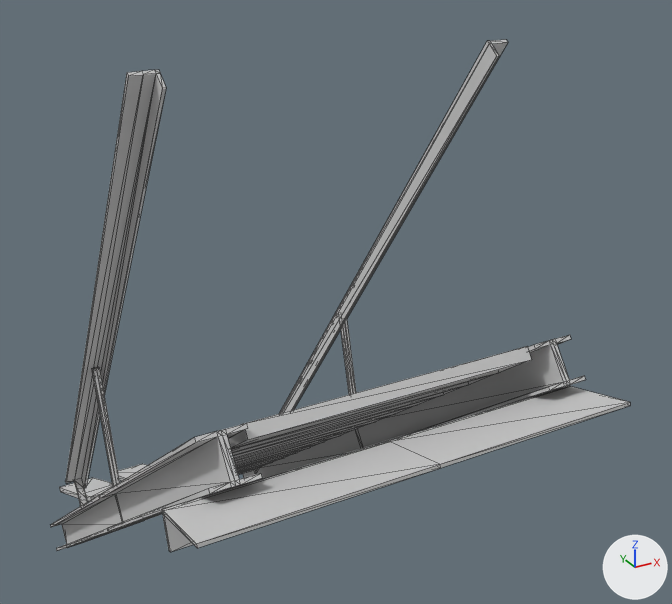
A saved change to the FBX model Assets/Resources/Models/OldBridge/Models/OldBridge.FBX.
Both versions are drawn from a camera (50 mm lens) standing at (-0.106, -0.326, 0.322) and looking at (0.057, -0.028, 0.173). The axes (+X, +Y, +Z) are drawn at lower right. The lights are the same throughout. Mesh edges are drawn as thin lines. Where no turn or scale is listed for an object, it has been applied to the vertices.

The older version as bpy lines, for what is in view:
```python
me_mesh = bpy.data.meshes.new('Mesh')
me_mesh.from_pydata(...)  # 412 vertices, 660 faces; spans x -0.058..0.058, y -0.33..0.009, z -0.002..0.286
me_mesh.materials.append(mat_oldbridge)  # light grey #cacaca
ob_oldbridge = bpy.data.objects.new('OldBridge', me_mesh)
ob_oldbridge.location = (0.0, 0.1487, 0.0)
```
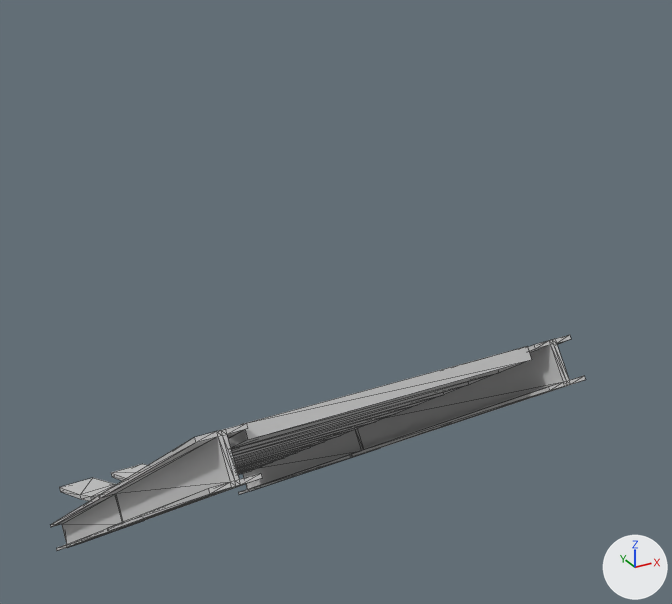
The change, as JSON lines over the scene's bpy script:
```json
{"block": "me_mesh", "where": "# used by ob_oldbridge; location = (0.0, 0.1487, 0.0)"}
{"op": "remove", "block": "me_mesh", "code": "me_mesh.from_pydata(...)  # 412 vertices, 660 faces; spans x -0.058..0.058, y -0.33..0.009, z -0.002..0.286"}
{"op": "add", "block": "me_mesh", "code": "me_mesh.from_pydata(...)  # 320 vertices, 496 faces; spans x -0.05..0.057, y -0.315..0.009, z -0.002..0.213"}
{"block": "me_mesh", "change": "me_mesh part 1: the loose piece of 40 vertices spanning x -0.047..-0.04, y -0.278..-0.131, z 0.084..0.286 is deleted"}
{"block": "me_mesh", "change": "me_mesh part 2: the loose piece of 24 vertices spanning x -0.058..0.058, y -0.33..-0.308, z 0.188..0.204 is deleted"}
{"block": "me_mesh", "change": "me_mesh part 3: the loose piece of 16 vertices spanning x 0.05..0.056, y -0.278..-0.101, z 0.053..0.286 is deleted"}
{"block": "me_mesh", "change": "me_mesh part 4"}
{"block": "me_mesh", "change": "6 vertices are removed from x 0.05..0.052, y -0.194..-0.192, z 0.176..0.177"}
{"block": "me_mesh", "change": "12 faces are deleted"}
{"block": "me_mesh", "change": "me_mesh part 5"}
{"block": "me_mesh", "change": "6 vertices are removed from x -0.044..-0.042, y -0.194..-0.192, z 0.176..0.177"}
{"block": "me_mesh", "change": "12 faces are deleted"}
```

Boxes (x1, y1, x2, y2) around the edits, measured in the pictures (672 x 604 px):
```json
{"object": "OldBridge", "change": "reshaped", "before": [50, 39, 630, 552], "after": [50, 335, 586, 550], "on screen": "8% narrower, 58% shorter"}
{"part": 1, "of": "me_mesh", "change": "deleted", "before": [65, 70, 166, 506]}
{"part": 2, "of": "me_mesh", "change": "deleted", "before": [162, 386, 630, 552]}
{"part": 3, "of": "me_mesh", "change": "deleted", "before": [254, 39, 508, 473]}
{"part": 4, "of": "me_mesh", "change": "deleted", "before": [340, 318, 356, 395]}
{"part": 5, "of": "me_mesh", "change": "deleted", "before": [92, 367, 120, 486]}
```
